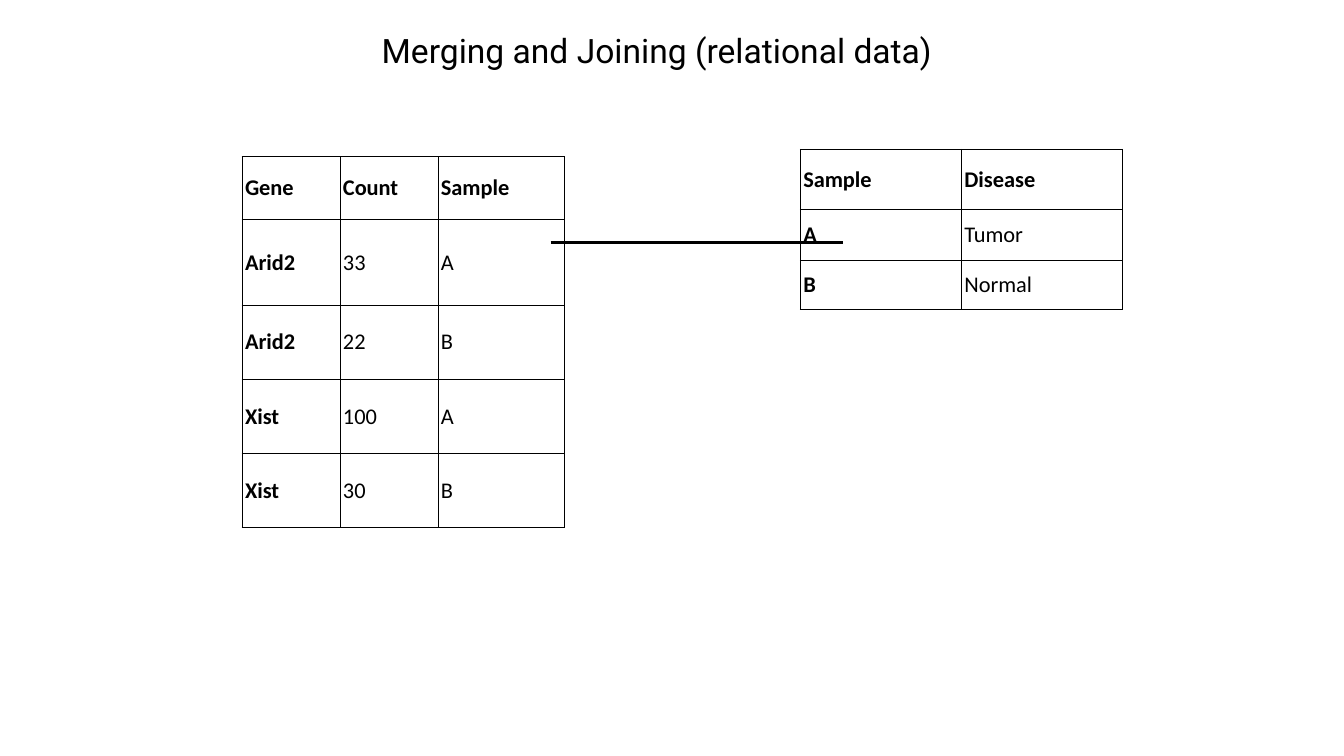
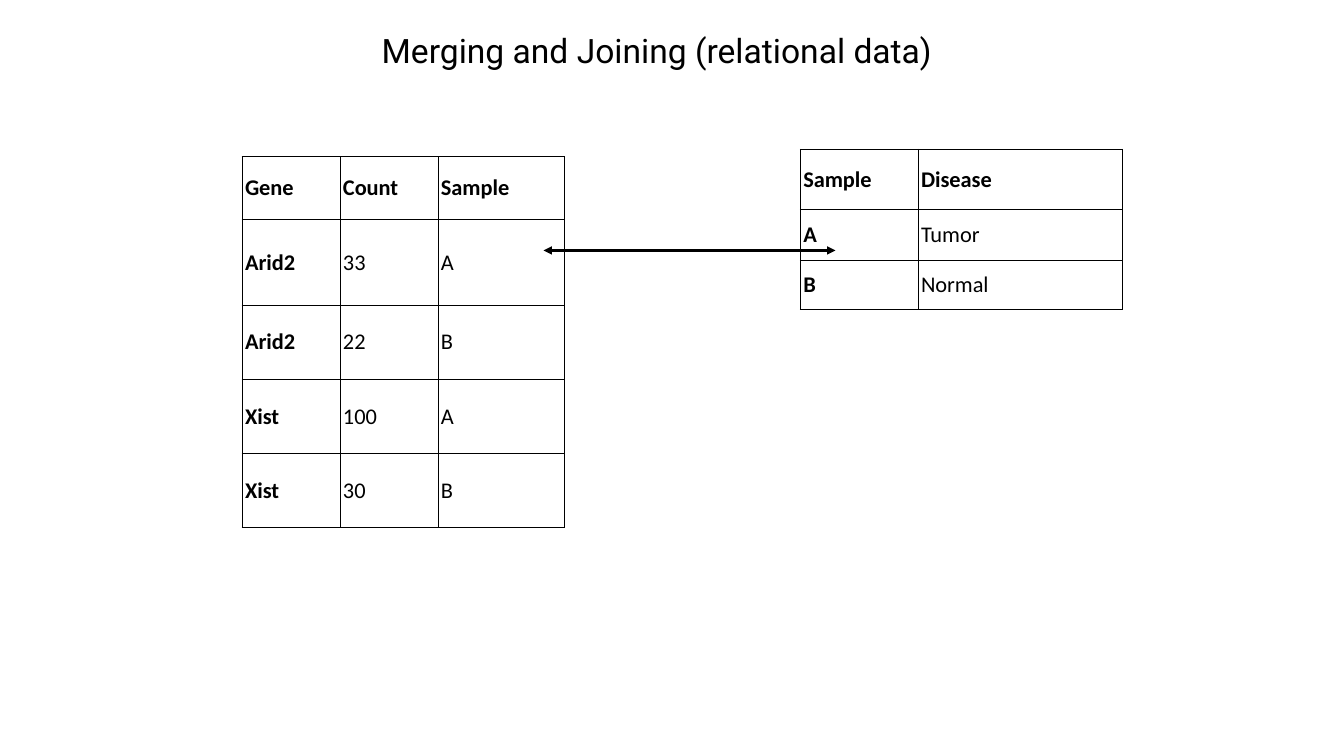
Before and after one commit to jraab/GNET749_RNAseq, a slide deck: slide 19 of lectures/2023_RNAseq_Class2.pptx (slide 14 before the commit). Drawn at 1344x756 pixels with LibreOffice and Linux fonts; fonts in the diff are those of the drawing. Boxes give left, top, right and bottom in pixels: in the first picture for what was removed or moved away, otherwise in the second. Text is boxed around its words. In the diff, an @@ line names an element or a change of style, - is before the commit and + after.

```diff
--- a/lectures/2023_RNAseq_Class2.pptx
+++ b/lectures/2023_RNAseq_Class2.pptx
@@ table: place and size @@
-table at <box>801,149,1123,521</box>
+table at <box>801,149,1123,310</box>
@@ line moved from (551, 243) - (843, 243) to (543, 250) - (836, 250) @@
@@ line (543, 250) - (836, 250): line to double arrow @@
```
Also in this commit, not shown: 5 other slides changed, 11 slides added, 3 slides removed, 2 other files.
